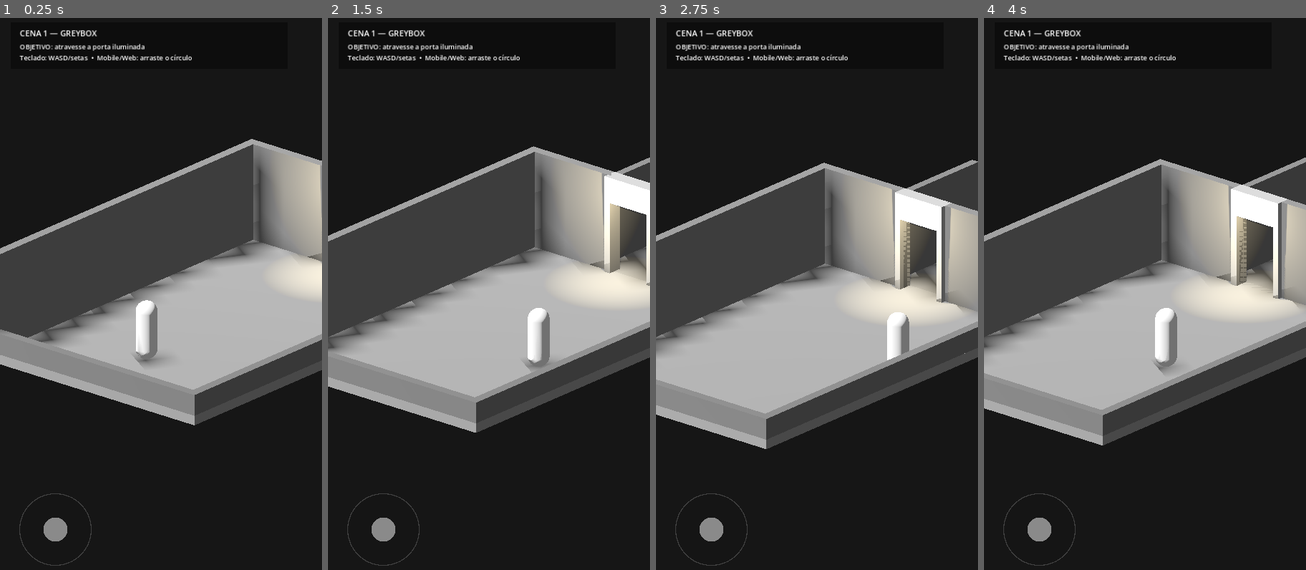
Above: before the commit, frames 1-4 (left to right).
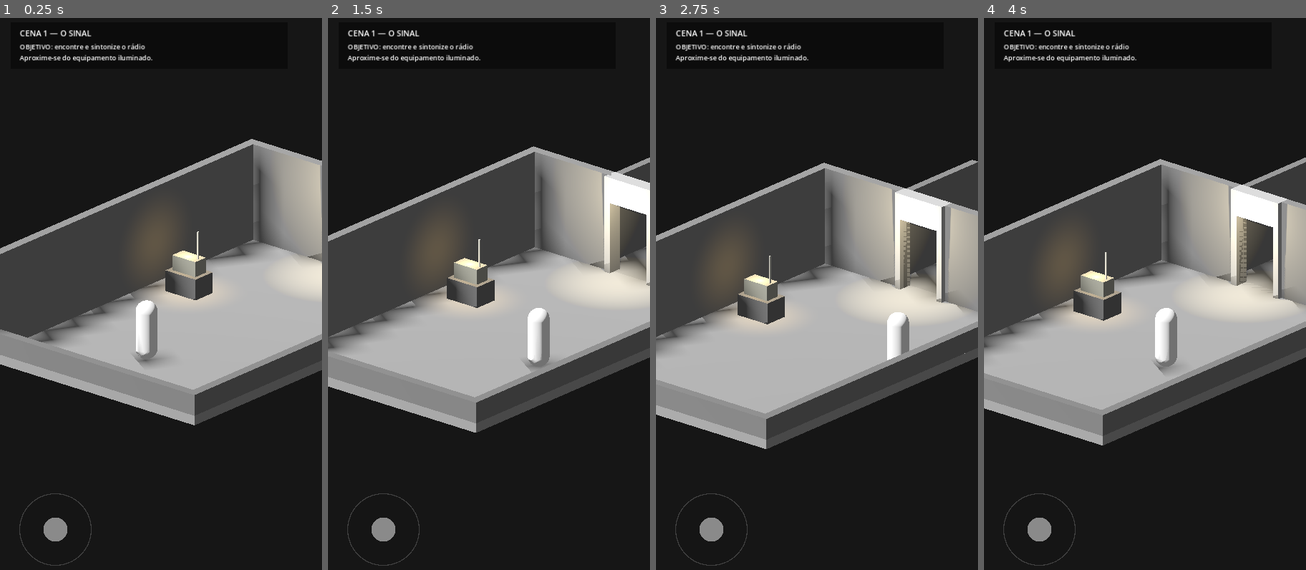
Above: after the commit, the same moments.

Repository: Surgaj/Protocol-Zero
Game: Godot game, scene res://scenes/vertical_slice/scene_01_greybox.tscn
Two runs of this game, one before a commit and one after it. Both use one fixed random seed, a clock stepped at 60 frames per second and the inputs below.
Inputs (mouse positions are in pixels of both pictures, inside the frame that each line leads up to):
- Up to frame 1 (0.25 s): no input
- Up to frame 2 (1.5 s): tap Enter at 0.5 s; move the mouse to (559, 271) at 0.52 s; hold D (move_right) 0.53-1.25 s; click (559, 271) at 0.67 s; drag from (424, 327) to (472, 415) at 1.27 s
- Up to frame 3 (2.75 s): move the mouse to (849, 172) at 2.02 s; hold D (move_right) from 2.03 s (still down)
- Up to frame 4 (4 s): release D (move_right) at 2.75 s; drag from (1128, 415) to (1048, 211) at 2.77 s; move the mouse to (1241, 382) at 3.52 s; hold A (move_left) from 3.53 s (still down)

The runs differ from the first frame. In frame 1, 2.4% of the frame differs, in the area x 6-68%, y 2-52%; in frame 2, 2.4%; in frame 3, 2.4%; in frame 4, 2.4%.
Error after the commit: Parse Error: Function "to_local()" not found in base self. (res://scripts/vertical_slice/dial.gd:76)

Commit message:
Implement Milestone 0.2 radio interaction flow

Diff:
--- a/godot/scripts/vertical_slice/scene_01_greybox.gd
+++ b/godot/scripts/vertical_slice/scene_01_greybox.gd
@@ -1,14 +1,21 @@
 extends Node3D
 
 # PROTOCOL ZERO — Vertical Slice / Scene 01 Greybox
-# Pass 0.1b: escala humana + câmera 3/4 mais baixa + touch circular.
-# Meta mínima: cápsula cinza anda, atravessa uma porta cinza, cena reconhece a travessia.
+# Milestone 0.2: primeiro objeto interativo, rádio + sintonização + áudio procedural.
+# Regra: ainda é greybox. Nenhuma arte final antes das quatro cenas funcionarem ponta a ponta.
 # Escala humana de referência: Elias 1,80 m; porta 2,20 m; sala 8 x 12 m.
 
 var objective_label: Label
 var status_label: Label
 var player: CharacterBody3D
 var gameplay_camera: Camera3D
+var virtual_stick: Control
+var radio: Node3D
+var radio_interact_button: Button
+var tuner_panel: Control
+var signal_panel: ColorRect
+var signal_label: Label
+var scene_signal_locked: bool = false
 
 func _ready() -> void:
 	build_environment()
@@ -17,6 +24,7 @@
 	gameplay_camera = build_camera(player)
 	player.call("set_movement_camera", gameplay_camera)
 	build_ui()
+	radio = build_radio()
 	build_exit_trigger()
 
 func make_material(color: Color, roughness: float = 0.88) -> StandardMaterial3D:
@@ -68,32 +76,26 @@
 	var grey_wall := Color("666666")
 	var grey_door := Color("8a8a8a")
 
-	# Sala humana, não galpão: 8 m x 12 m, paredes de 3 m.
 	add_static_box("Floor", Vector3(8.0, 0.30, 12.0), Vector3(0, -0.15, 0), grey_floor)
-
-	# Paredes distantes mantêm altura total; paredes perto da câmera viram cutaway.
 	add_static_box("LeftWall", Vector3(0.30, 3.0, 12.0), Vector3(-3.85, 1.5, 0), grey_wall)
 	add_static_box("RightCutawayLip", Vector3(0.30, 0.65, 12.0), Vector3(3.85, 0.325, 0), Color("5f5f5f"))
 	add_static_box("FrontCutawayLip", Vector3(8.0, 0.65, 0.30), Vector3(0, 0.325, 5.85), Color("5f5f5f"))
 
-	# Parede do fundo com vão real de 1,40 m x 2,20 m.
 	add_static_box("BackWallLeft", Vector3(3.30, 3.0, 0.30), Vector3(-2.35, 1.5, -5.85), grey_wall)
 	add_static_box("BackWallRight", Vector3(3.30, 3.0, 0.30), Vector3(2.35, 1.5, -5.85), grey_wall)
 	add_static_box("DoorLintel", Vector3(1.80, 0.80, 0.45), Vector3(0, 2.60, -5.78), grey_door)
 	add_static_box("DoorPostLeft", Vector3(0.20, 2.20, 0.45), Vector3(-0.80, 1.10, -5.78), grey_door)
 	add_static_box("DoorPostRight", Vector3(0.20, 2.20, 0.45), Vector3(0.80, 1.10, -5.78), grey_door)
 
-	# Corredor curto depois da porta: apenas o suficiente para provar a travessia.
 	add_static_box("ExitFloor", Vector3(3.0, 0.30, 4.0), Vector3(0, -0.15, -7.75), Color("707070"))
 	add_static_box("ExitWallLeft", Vector3(0.25, 2.6, 4.0), Vector3(-1.38, 1.30, -7.75), Color("5f5f5f"))
 	add_static_box("ExitWallRightLip", Vector3(0.25, 0.65, 4.0), Vector3(1.38, 0.325, -7.75), Color("595959"))
 
-	# Greybox de direção: uma luz discreta puxa o olho para a saída sem virar arte final.
 	var door_light := OmniLight3D.new()
 	door_light.name = "DoorGuideLight"
 	door_light.position = Vector3(0, 2.45, -5.1)
 	door_light.light_color = Color("d7c08a")
-	door_light.light_energy = 1.6
+	door_light.light_energy = 1.2
 	door_light.omni_range = 3.4
 	door_light.shadow_enabled = true
 	add_child(door_light)
@@ -131,7 +133,7 @@
 	camera.keep_aspect = Camera3D.KEEP_WIDTH
 	camera.size = 9.4
 
-	# 3/4 mais baixo: preserva leitura mobile, mas mostra volume/fachadas como diorama.
+	# Ângulo aprovado no Milestone 0.1: congelado enquanto construímos interação.
 	var offset := Vector3(8.5, 6.0, 10.0)
 	camera.set("camera_offset", offset)
 	camera.set("follow_min", Vector2(-0.65, -2.8))
@@ -142,6 +144,48 @@
 	camera.call("set_target", target_player)
 	return camera
 
+func build_radio() -> Node3D:
+	var radio_root := Node3D.new()
+	radio_root.name = "FieldRadio"
+	radio_root.position = Vector3(-2.45, 0.0, -1.35)
+	radio_root.set_script(load("res://scripts/vertical_slice/radio.gd"))
+
+	# Greybox funcional: caixa/base + corpo do rádio + antena. Sem asset final.
+	add_static_box("RadioCrate", Vector3(1.15, 0.65, 0.78), Vector3(0, 0.325, 0), Color("555555"), radio_root)
+	add_static_box("RadioBody", Vector3(0.88, 0.48, 0.48), Vector3(0, 0.88, 0), Color("7b7b72"), radio_root)
+	add_static_box("RadioAntenna", Vector3(0.045, 0.95, 0.045), Vector3(0.34, 1.50, 0), Color("9b9b94"), radio_root)
+
+	var indicator := OmniLight3D.new()
+	indicator.name = "RadioGuideLight"
+	indicator.position = Vector3(0, 1.25, 0.05)
+	indicator.light_color = Color("d2ad62")
+	indicator.light_energy = 1.15
+	indicator.omni_range = 2.2
+	radio_root.add_child(indicator)
+
+	var proximity := Area3D.new()
+	proximity.name = "Proximity"
+	proximity.position = Vector3(0, 1.0, 0)
+	var proximity_collision := CollisionShape3D.new()
+	var proximity_shape := BoxShape3D.new()
+	proximity_shape.size = Vector3(3.0, 2.2, 3.0)
+	proximity_collision.shape = proximity_shape
+	proximity.add_child(proximity_collision)
+	radio_root.add_child(proximity)
+
+	var audio := AudioStreamPlayer3D.new()
+	audio.name = "StaticAudio"
+	audio.position = Vector3(0, 1.0, 0)
+	radio_root.add_child(audio)
+
+	add_child(radio_root)
+
+	radio_root.connect("proximity_changed", Callable(self, "_on_radio_proximity_changed"))
+	radio_root.connect("tuning_started", Callable(self, "_on_radio_tuning_started"))
+	radio_root.connect("tuning_feedback", Callable(self, "_on_radio_tuning_feedback"))
+	radio_root.connect("signal_locked", Callable(self, "_on_radio_signal_locked"))
+	return radio_root
+
 func build_ui() -> void:
 	var layer := CanvasLayer.new()
 	layer.name = "GreyboxUI"
@@ -150,22 +194,22 @@
 	var panel := ColorRect.new()
 	panel.position = Vector2(24, 22)
 	panel.size = Vector2(620, 104)
-	panel.color = Color(0.04, 0.04, 0.04, 0.78)
+	panel.color = Color(0.04, 0.04, 0.04, 0.82)
 	layer.add_child(panel)
 
 	objective_label = Label.new()
 	objective_label.position = Vector2(20, 12)
-	objective_label.text = "CENA 1 — GREYBOX"
+	objective_label.text = "CENA 1 — O SINAL"
 	objective_label.add_theme_font_size_override("font_size", 18)
 	panel.add_child(objective_label)
 
 	status_label = Label.new()
 	status_label.position = Vector2(20, 44)
-	status_label.text = "OBJETIVO: atravesse a porta iluminada\nTeclado: WASD/setas  •  Mobile/Web: arraste o círculo"
+	status_label.text = "OBJETIVO: encontre e sintonize o rádio\nAproxime-se do equipamento iluminado."
 	status_label.add_theme_font_size_override("font_size", 15)
 	panel.add_child(status_label)
 
-	var virtual_stick := Control.new()
+	virtual_stick = Control.new()
 	virtual_stick.name = "VirtualStick"
 	virtual_stick.set_script(load("res://scripts/vertical_slice/virtual_stick.gd"))
 	virtual_stick.anchor_left = 0.0
@@ -178,6 +222,45 @@
 	virtual_stick.offset_bottom = -30.0
 	layer.add_child(virtual_stick)
 
+	radio_interact_button = Button.new()
+	radio_interact_button.name = "RadioInteract"
+	radio_interact_button.text = "INTERAGIR"
+	radio_interact_button.anchor_left = 1.0
+	radio_interact_button.anchor_top = 1.0
+	radio_interact_button.anchor_right = 1.0
+	radio_interact_button.anchor_bottom = 1.0
+	radio_interact_button.offset_left = -230.0
+	radio_interact_button.offset_top = -150.0
+	radio_interact_button.offset_right = -30.0
+	radio_interact_button.offset_bottom = -72.0
+	radio_interact_button.add_theme_font_size_override("font_size", 20)
+	radio_interact_button.visible = false
+	radio_interact_button.pressed.connect(_on_radio_interact_pressed)
+	layer.add_child(radio_interact_button)
+
+	tuner_panel = Control.new()
+	tuner_panel.name = "RadioDial"
+	tuner_panel.position = Vector2(36, 398)
+	tuner_panel.size = Vector2(648, 340)
+	tuner_panel.set_script(load("res://scripts/vertical_slice/dial.gd"))
+	tuner_panel.visible = false
+	tuner_panel.connect("frequency_changed", Callable(self, "_on_dial_frequency_changed"))
+	layer.add_child(tuner_panel)
+
+	signal_panel = ColorRect.new()
+	signal_panel.name = "DecodedSignal"
+	signal_panel.position = Vector2(50, 168)
+	signal_panel.size = Vector2(620, 172)
+	signal_panel.color = Color(0.025, 0.025, 0.025, 0.94)
+	signal_panel.visible = false
+	layer.add_child(signal_panel)
+
+	signal_label = Label.new()
+	signal_label.position = Vector2(24, 18)
+	signal_label.text = ""
+	signal_label.add_theme_font_size_override("font_size", 18)
+	signal_panel.add_child(signal_label)
+
 func build_exit_trigger() -> void:
 	var area := Area3D.new()
 	area.name = "Scene01Exit"
@@ -191,8 +274,71 @@
 	area.add_child(collision)
 	area.body_entered.connect(_on_exit_crossed)
 
+func _on_radio_proximity_changed(is_near: bool) -> void:
+	if scene_signal_locked:
+		radio_interact_button.visible = false
+		return
+	radio_interact_button.visible = is_near and not tuner_panel.visible
+	if is_near:
+		status_label.text = "RÁDIO AO ALCANCE\nToque INTERAGIR para abrir o sintonizador."
+	else:
+		status_label.text = "OBJETIVO: encontre e sintonize o rádio\nAproxime-se do equipamento iluminado."
+
+func _on_radio_interact_pressed() -> void:
+	if radio == null or scene_signal_locked:
+		return
+	var started := bool(radio.call("begin_tuning"))
+	if not started:
+		return
+
+	player.call("set_input_enabled", false)
+	virtual_stick.visible = false
+	radio_interact_button.visible = false
+	tuner_panel.visible = true
+	tuner_panel.call(
+		"setup",
+		float(radio.get("min_frequency")),
+		float(radio.get("max_frequency")),
+		float(radio.get("current_frequency"))
+	)
+	objective_label.text = "CENA 1 — SINTONIZAÇÃO"
+	status_label.text = "Arraste o dial. Ouça a estática mudar conforme o sinal se aproxima."
+
+func _on_radio_tuning_started() -> void:
+	# Mantido separado para futura animação/feedback do rádio.
+	pass
+
+func _on_dial_frequency_changed(value: float) -> void:
+	if radio != null:
+		radio.call("set_frequency", value)
+
+func _on_radio_tuning_feedback(frequency: float, proximity: float, in_lock_zone: bool, lock_progress: float) -> void:
+	if tuner_panel != null and tuner_panel.visible:
+		tuner_panel.call("set_feedback", frequency, proximity, in_lock_zone, lock_progress)
+
+func _on_radio_signal_locked(frequency: float) -> void:
+	if scene_signal_locked:
+		return
+	scene_signal_locked = true
+	tuner_panel.call("set_feedback", frequency, 1.0, true, 1.0)
+	tuner_panel.call("set_locked")
+
+	signal_panel.visible = true
+	signal_label.text = "CZI-07\nNODE OFFLINE\nEMERGENCY POWER AVAILABLE\n\nPOSITION TRIANGULATED"
+	objective_label.text = "CENA 1 — SINAL ADQUIRIDO"
+	status_label.text = "Frequência travada. Decodificando transmissão..."
+
+	await get_tree().create_timer(1.35).timeout
+	tuner_panel.visible = false
+	virtual_stick.visible = true
+	player.call("set_input_enabled", true)
+	objective_label.text = "CENA 1 — CONCLUÍDA"
+	status_label.text = "POSITION TRIANGULATED\nOBJETIVO: siga as coordenadas do CZI-07."
+
 func _on_exit_crossed(body: Node3D) -> void:
 	if body.name != "Elias_GreyCapsule":
 		return
-	objective_label.text = "CENA 1 — PASSAGEM VALIDADA"
-	status_label.text = "A cápsula atravessou a porta. Escala + câmera + touch em teste."
+	if scene_signal_locked:
+		status_label.text = "CZI-07 localizado. Próximo: encontro com Maya."
+	else:
+		status_label.text = "Sem coordenadas. Volte e sintonize o rádio antes de seguir."
